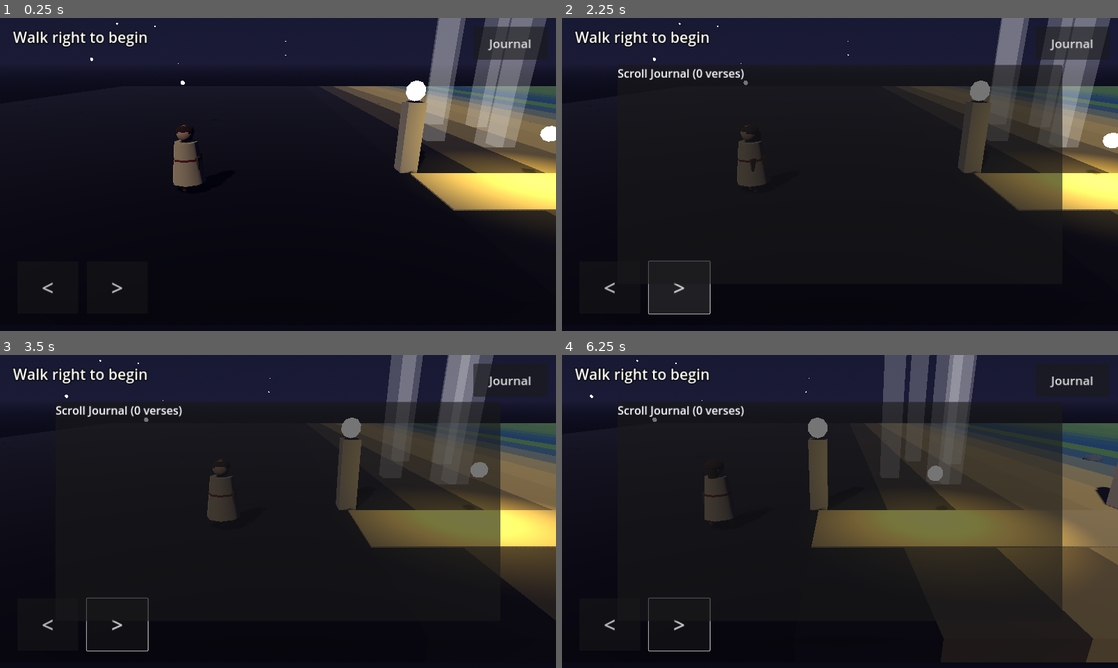
Above: before the commit, frames 1-4 (two rows, left to right).
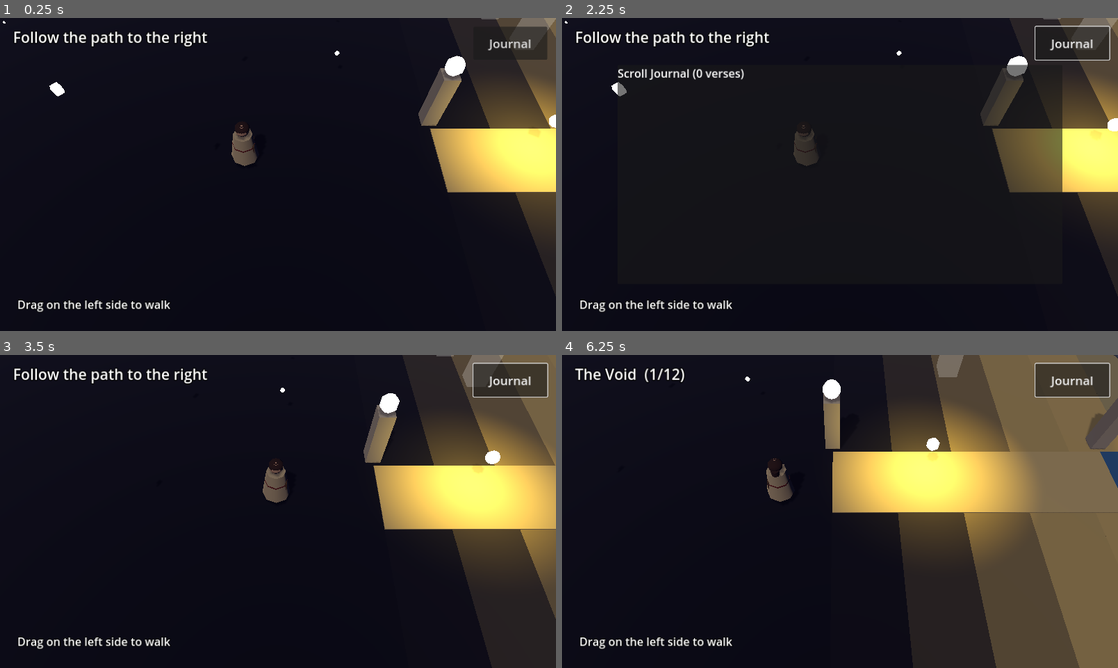
Above: after the commit, the same moments.

Repository: ncpeter3/The-Last-Scribe
Game: Godot game, scene res://core/main.tscn
Two runs of this game, one before a commit and one after it. Both use one fixed random seed, a clock stepped at 60 frames per second and the inputs below.
Inputs (mouse positions are in pixels of both pictures, inside the frame that each line leads up to):
- Up to frame 1 (0.25 s): no input
- Up to frame 2 (2.25 s): click (612, 287) at 0.5 s, where only the run before the commit has a clickable "<"; click "Journal" at 1.25 s; click (678, 287) at 2 s, where only the run before the commit has a clickable ">"
- Up to frame 3 (3.5 s): tap Enter at 2.75, 2.85 s; move the mouse to (400, 495) at 2.77 s; hold D (move_right) from 2.78 s (still down); click (400, 495) at 2.92 s; tap Space at 3.02 s
- Up to frame 4 (6.25 s): release D (move_right) at 3.5 s; drag from (728, 527) to (812, 574) at 3.52 s; move the mouse to (895, 442) at 4.27 s; hold D (move_right) 4.28-5 s; tap Enter at 4.35, 5.85 s; click (895, 442) at 4.42 s; drag from (812, 574) to (673, 464) at 5.02 s; move the mouse to (1006, 558) at 5.77 s; hold A (move_left) from 5.78 s (still down); click (1006, 558) at 5.92 s; tap Space at 6.02 s

The runs differ from the first frame. In frame 1, 27% of the frame differs, in the area x 0-100%, y 0-94%; in frame 2, 25%; in frame 3, 33%; in frame 4, 43%, in the area x 0-100%, y 0-100%.

Commit message:
Switch chapter 1 to top-down 3D with joystick movement
Co-Authored-By: Claude Sonnet 5.5 <noreply@anthropic.com>
Claude-Session: https://claude.ai/code/session_01QASv4J7kZTSpqmY6xFuoGT

Diff:
--- a/chapters/01_adam_and_eve/scenes/chapter.gd
+++ b/chapters/01_adam_and_eve/scenes/chapter.gd
@@ -1,12 +1,13 @@
 extends Node3D
-## Chapter 1: Genesis 1-3, as a 2.5D side-scrolling world (3D scene, side-on camera).
+## Chapter 1: Genesis 1-3, as a top-down 3D world (angled bird's-eye camera, free movement).
 ## Story beats trigger in order as the scribe reaches each station (the way forward is blocked until
 ## the current beat is told, so the order of Scripture is kept). Between stations the world is open:
-## walk back and forth and tap "Look" on glowing orbs for Scribe's notes and bonus verses.
+## walk freely and tap "Look" on glowing orbs for Scribe's notes and bonus verses.
 ## All text lives in data/beats.json. Distances are in meters.
 
 const DialogueBox := preload("res://core/ui/dialogue_box.gd")
 const Scribe := preload("res://core/player/scribe.gd")
+const Joystick := preload("res://core/ui/joystick.gd")
 const DATA := "res://chapters/01_adam_and_eve/data/beats.json"
 const NOTE_RANGE := 1.4
 
@@ -30,6 +31,7 @@
 var _beat_index := 0
 var _world_end := 0.0
 var _look_button: Button
+var _joystick: Control
 var _title_label: Label
 var _journal_panel: PanelContainer
 var _journal_text: RichTextLabel
@@ -54,13 +56,18 @@
 	_dialogue.finished.connect(_on_dialogue_finished)
 	_apply_mood(Color(_beats[0]["tint"]))
 	_update_limit()
-	_cam.position = Vector3(_scribe.position.x + 2.2, 3.0, 7.5)
+	_cam.position = _cam_target()
+
+func _cam_target() -> Vector3:
+	# Angled bird's-eye view. The scribe sits in the upper half of the screen so the
+	# dialogue box at the bottom never covers them.
+	return _scribe.position + Vector3(1.0, 9.5, 6.5)
 
 func _process(delta: float) -> void:
 	_time += delta
 	# Camera follows the scribe from the side, with a little look-ahead.
-	var target_x := _scribe.position.x + 2.2
-	_cam.position.x = lerpf(_cam.position.x, target_x, minf(1.0, delta * 4.0))
+	_cam.position = _cam.position.lerp(_cam_target(), minf(1.0, delta * 4.0))
+	_scribe.move_vec = _joystick.value
 	for i in _orbs.size():
 		var o: Node3D = _orbs[i]
 		o.position.y = 1.3 + sin(_time * 2.0 + i) * 0.12
@@ -90,7 +97,8 @@
 
 func _freeze() -> void:
 	_scribe.frozen = true
-	_scribe.move_dir = 0.0
+	_scribe.move_vec = Vector2.ZERO
+	_joystick.cancel()
 
 func _on_dialogue_finished() -> void:
 	_scribe.frozen = false
@@ -139,13 +147,14 @@
 	we.environment = _env
 	add_child(we)
 	_sun = DirectionalLight3D.new()
-	_sun.rotation_degrees = Vector3(-42, -30, 0)
+	_sun.rotation_degrees = Vector3(-58, -30, 0)
 	_sun.shadow_enabled = true
+	_sun.shadow_opacity = 0.55
 	_sun.directional_shadow_max_distance = 40.0
 	add_child(_sun)
 	_cam = Camera3D.new()
-	_cam.fov = 52.0
-	_cam.rotation_degrees = Vector3(-19, 0, 0)
+	_cam.fov = 46.0
+	_cam.rotation_degrees = Vector3(-58, 0, 0)
 	_cam.far = 200.0
 	add_child(_cam)
 
@@ -214,7 +223,7 @@
 	# Ground in 2 m strips whose color blends smoothly between scenes.
 	var x := -20.0
 	while x < _world_end + 30.0:
-		Props.slab(root, x, x + 2.0, _ground_color(x + 1.0), -40.0, 4.0)
+		Props.slab(root, x, x + 2.0, _ground_color(x + 1.0), -40.0, 40.0)
 		x += 2.0
 
 func _build_section(root: Node3D, kind: String, x0: float, x1: float) -> void:
@@ -226,53 +235,57 @@
 	match kind:
 		"void":
 			for i in int(len * 1.2):
-				Props.add(root, Props.sphere(_rng.randf_range(0.04, 0.12), 1.0, 4), Color(1, 1, 0.9), Vector3(_rng.randf_range(x0, x1), _rng.randf_range(2, 25), _rng.randf_range(-40, -8)), 3.0)
+				Props.add(root, Props.sphere(_rng.randf_range(0.05, 0.14), 1.0, 4), Color(1, 1, 0.9), Vector3(_rng.randf_range(x0, x1), _rng.randf_range(0.5, 7), _rng.randf_range(-12, 12)), 3.0)
 		"light":
 			for i in 5:
 				var bx := _rng.randf_range(x0 + 2, x1 - 2)
-				var beam := Props.add(root, Props.box(Vector3(0.7, 40, 0.7)), Color(1, 0.95, 0.6, 0.22), Vector3(bx, 18, _rng.randf_range(-12, -3)), 1.5)
+				var beam := Props.add(root, Props.box(Vector3(0.7, 40, 0.7)), Color(1, 0.95, 0.6, 0.22), Vector3(bx, 18, _side_z(3.0, 12.0)), 1.5)
 				beam.material_override.transparency = BaseMaterial3D.TRANSPARENCY_ALPHA
-			Props.add(root, Props.sphere(2.5), Color(1, 0.95, 0.7), Vector3((x0 + x1) / 2, 14, -35), 3.0)
+			Props.add(root, Props.sphere(1.6), Color(1, 0.95, 0.7), Vector3((x0 + x1) / 2, 7, -10), 3.0)
 		"sea":
 			for i in int(len * 0.3):
-				Props.rock(root, Vector3(_rng.randf_range(x0, sea_split), 0.0, _rng.randf_range(-14, -3)), _rng.randf_range(0.6, 1.8), Color(0.45, 0.5, 0.52))
+				Props.rock(root, Vector3(_rng.randf_range(x0, sea_split), 0.0, _side_z(3.0, 14.0)), _rng.randf_range(0.6, 1.8), Color(0.45, 0.5, 0.52))
 			_scatter_plants(root, sea_split, x1, 0.9, false)
 		"sky":
 			_scatter_plants(root, x0, x1, 1.0, true)
 			var mid := (x0 + x1) / 2.0
-			Props.add(root, Props.sphere(4.0), Color(1, 0.9, 0.5), Vector3(mid - 8, 24, -70), 3.0)
-			Props.add(root, Props.sphere(3.0), Color(0.9, 0.92, 1.0), Vector3(mid + 10, 20, -70), 1.2)
+			Props.add(root, Props.sphere(1.3), Color(1, 0.9, 0.5), Vector3(mid - 5, 8, -9), 3.0)
+			Props.add(root, Props.sphere(1.0), Color(0.9, 0.92, 1.0), Vector3(mid + 5, 8, -9), 1.2)
 			for i in 6:
-				Props.add(root, Props.sphere(0.1, 1.0, 4), Color(1, 1, 0.9), Vector3(_rng.randf_range(x0, x1), _rng.randf_range(12, 26), -60), 3.0)
+				Props.add(root, Props.sphere(0.1, 1.0, 4), Color(1, 1, 0.9), Vector3(_rng.randf_range(x0, x1), _rng.randf_range(6, 12), _rng.randf_range(-12, -6)), 3.0)
 			for i in 7:
-				Props.bird(root, Vector3(_rng.randf_range(x0, x1), _rng.randf_range(4, 8), _rng.randf_range(-6, -1)), Color(0.9, 0.9, 0.95))
+				Props.bird(root, Vector3(_rng.randf_range(x0, x1), _rng.randf_range(3, 6), _rng.randf_range(-8, 8)), Color(0.9, 0.9, 0.95))
 			Props.slab(root, mid + 2, mid + 9, Color(0.2, 0.5, 0.75), -12, -5, 0.03, 0.1)
 			for i in 6:
 				Props.add(root, Props.sphere(0.25, 0.5, 6), Color(0.95, 0.55, 0.2), Vector3(mid + _rng.randf_range(2.5, 8.5), 0.06, _rng.randf_range(-11.5, -5.5)))
 		"animals":
 			_scatter_plants(root, x0, x1, 1.0, true)
 			for i in int(len * 0.5):
-				Props.animal(root, Vector3(_rng.randf_range(x0, x1), 0, _rng.randf_range(-9, -2)), ANIMAL_COLORS[_rng.randi() % ANIMAL_COLORS.size()], _rng.randf_range(0.8, 1.3), _rng.randf() < 0.2)
+				Props.animal(root, Vector3(_rng.randf_range(x0, x1), 0, _side_z(2.0, 9.0)), ANIMAL_COLORS[_rng.randi() % ANIMAL_COLORS.size()], _rng.randf_range(0.8, 1.3), _rng.randf() < 0.2)
 		"rest":
 			_scatter_plants(root, x0, x1, 1.3, true)
 			for i in int(len * 0.8):
-				Props.flower(root, Vector3(_rng.randf_range(x0, x1), 0, _rng.randf_range(-8, 2)), Color(1, 0.9, 0.5))
+				Props.flower(root, Vector3(_rng.randf_range(x0, x1), 0, _rng.randf_range(-8, 8)), Color(1, 0.9, 0.5))
 		"eden", "naming", "flowers", "tree", "dark":
 			_build_garden(root, kind, x0, x1)
 		"gate":
 			_scatter_plants(root, x0, x1, 0.5, false)
-			for sz in [-3.2, -5.5]:
+			for sz in [-3.2, 3.2]:
 				Props.flame(root, Vector3(x0 + 3.5, 0, sz))
-				Props.cherub(root, Vector3(x0 + 2.2, 0, sz - 0.4))
+				Props.cherub(root, Vector3(x0 + 2.2, 0, sz * 1.3))
 			for i in int(len * 0.15):
-				Props.rock(root, Vector3(_rng.randf_range(x0 + 6, x1), 0, _rng.randf_range(-12, -3)), _rng.randf_range(0.6, 1.5), Color(0.5, 0.4, 0.3))
+				Props.rock(root, Vector3(_rng.randf_range(x0 + 6, x1), 0, _side_z(3.0, 12.0)), _rng.randf_range(0.6, 1.5), Color(0.5, 0.4, 0.3))
+
+func _side_z(near: float, far: float) -> float:
+	# A random depth on either side of the path, never closer than `near`.
+	return _rng.randf_range(near, far) * (1.0 if _rng.randf() < 0.5 else -1.0)
 
 func _scatter_plants(root: Node3D, x0: float, x1: float, density: float, trees: bool) -> void:
 	var n := int((x1 - x0) * density)
 	for i in n:
-		var p := Vector3(_rng.randf_range(x0, x1), 0, _rng.randf_range(-12, -2.5))
+		var p := Vector3(_rng.randf_range(x0, x1), 0, _side_z(2.5, 12.0))
 		if trees and _rng.randf() < 0.3:
-			Props.tree(root, p + Vector3(0, 0, -_rng.randf_range(0, 6)), _rng.randf_range(0.8, 1.5), Color(0.2, 0.55, 0.25))
+			Props.tree(root, p + Vector3(0, 0, signf(p.z) * _rng.randf_range(0, 5)), _rng.randf_range(0.8, 1.5), Color(0.2, 0.55, 0.25))
 		else:
 			Props.grass(root, p, Color(0.25, 0.6, 0.25))
 
@@ -284,16 +297,16 @@
 		dense = 1.3
 	var len := x1 - x0
 	for i in int(len * dense):
-		var p := Vector3(_rng.randf_range(x0, x1), 0, -_rng.randf_range(2.8, 16.0))
+		var p := Vector3(_rng.randf_range(x0, x1), 0, _side_z(2.8, 16.0))
 		Props.tree(root, p, _rng.randf_range(0.9, 1.7), leaf.lightened(_rng.randf_range(-0.05, 0.1)), Color(0.9, 0.75, 0.2) if _rng.randf() < 0.3 else Color(0, 0, 0, 0))
 	for i in int(len * 1.5):
-		Props.flower(root, Vector3(_rng.randf_range(x0, x1), 0, _rng.randf_range(-3, 2.5)), [Color(1, 0.5, 0.6), Color(1, 0.9, 0.4), Color(0.7, 0.6, 1.0), Color(1, 1, 1)][_rng.randi() % 4])
+		Props.flower(root, Vector3(_rng.randf_range(x0, x1), 0, _rng.randf_range(-6, 6)), [Color(1, 0.5, 0.6), Color(1, 0.9, 0.4), Color(0.7, 0.6, 1.0), Color(1, 1, 1)][_rng.randi() % 4])
 	if kind == "eden":
 		Props.slab(root, x0, x1, Color(0.25, 0.55, 0.8), -9.5, -6.0, 0.03, 0.1)
 		Props.tree(root, Vector3(x1 - 4.0, 0, -3.2), 1.3, Color(0.3, 0.7, 0.3), Color(1.0, 0.85, 0.3))
 	if kind == "naming":
 		for i in int(len * 0.9):
-			Props.animal(root, Vector3(_rng.randf_range(x0, x1), 0, _rng.randf_range(-6, -1.5)), ANIMAL_COLORS[_rng.randi() % ANIMAL_COLORS.size()], _rng.randf_range(0.7, 1.4), _rng.randf() < 0.25)
+			Props.animal(root, Vector3(_rng.randf_range(x0, x1), 0, _side_z(1.6, 6.0)), ANIMAL_COLORS[_rng.randi() % ANIMAL_COLORS.size()], _rng.randf_range(0.7, 1.4), _rng.randf() < 0.25)
 	if kind == "tree":
 		Props.tree(root, Vector3(x1 - 3.0, 0, -2.6), 1.7, Color(0.2, 0.5, 0.25), Color(0.85, 0.15, 0.15))
 		Props.serpent(root, Vector3(x1 - 3.7, 0, -1.8))
@@ -341,18 +354,18 @@
 	_title_label.add_theme_font_size_override("font_size", 34)
 	_title_label.add_theme_color_override("font_outline_color", Color.BLACK)
 	_title_label.add_theme_constant_override("outline_size", 8)
-	_title_label.text = "Walk right to begin"
+	_title_label.text = "Follow the path to the right"
 	layer.add_child(_title_label)
-	for spec in [["<", -1.0, Vector2(40, 560)], [">", 1.0, Vector2(200, 560)]]:
-		var b := Button.new()
-		b.text = spec[0]
-		b.custom_minimum_size = Vector2(140, 120)
-		b.position = spec[2]
-		b.modulate = Color(1, 1, 1, 0.8)
-		b.add_theme_font_size_override("font_size", 48)
-		b.button_down.connect(func(): _scribe.move_dir = spec[1])
-		b.button_up.connect(func(): _scribe.move_dir = 0.0)
-		layer.add_child(b)
+	_joystick = Joystick.new()
+	_joystick.set_anchors_preset(Control.PRESET_FULL_RECT)
+	layer.add_child(_joystick)
+	var hint := Label.new()
+	hint.text = "Drag on the left side to walk"
+	hint.position = Vector2(40, 640)
+	hint.add_theme_font_size_override("font_size", 26)
+	hint.add_theme_color_override("font_outline_color", Color.BLACK)
+	hint.add_theme_constant_override("outline_size", 6)
+	layer.add_child(hint)
 	_look_button = Button.new()
 	_look_button.custom_minimum_size = Vector2(460, 120)
 	_look_button.position = Vector2(780, 560)
--- a/core/player/scribe.gd
+++ b/core/player/scribe.gd
@@ -1,12 +1,15 @@
 extends Node3D
-## The scribe: a simple low-poly figure that walks along the X axis (2.5D).
-## Keyboard (A/D) or on-screen buttons via move_dir. frozen stops movement during dialogue.
+## The scribe: a simple low-poly figure that walks freely on the ground plane (top-down 3D).
+## Move with WASD or the on-screen joystick (move_vec: x = right, y = down the screen / +Z).
+## frozen stops movement during dialogue; min_x/max_x and z limits keep the scribe in bounds.
 
-@export var speed := 3.6
-var move_dir := 0.0  # set by touch controls
+@export var speed := 4.0
+var move_vec := Vector2.ZERO  # set by the joystick
 var frozen := false
 var min_x := -2.0
 var max_x := 1e9
+var min_z := -14.0
+var max_z := 14.0
 var female := true
 
 var _visual: Node3D
@@ -35,15 +38,20 @@
 		_legs.append(leg)
 
 func _process(delta: float) -> void:
-	var dir := Input.get_axis("move_left", "move_right")
-	if dir == 0.0:
-		dir = move_dir
+	var v := Vector2(Input.get_axis("move_left", "move_right"), Input.get_axis("move_up", "move_down"))
+	if v == Vector2.ZERO:
+		v = move_vec
 	if frozen:
-		dir = 0.0
-	position.x = clampf(position.x + dir * speed * delta, min_x, max_x)
-	if dir != 0.0:
+		v = Vector2.ZERO
+	if v.length() > 1.0:
+		v = v.normalized()
+	position.x = clampf(position.x + v.x * speed * delta, min_x, max_x)
+	position.z = clampf(position.z + v.y * speed * delta, min_z, max_z)
+	if v.length() > 0.05:
 		_t += delta * 9.0
-		_visual.rotation.y = lerp_angle(_visual.rotation.y, 0.0 if dir > 0.0 else PI, 0.25)
+		# Face the direction of travel (the figure's front is +X).
+		var target := atan2(-v.y, v.x)
+		_visual.rotation.y = lerp_angle(_visual.rotation.y, target, 0.25)
 		_visual.position.y = absf(sin(_t)) * 0.07
 		_legs[0].rotation.z = sin(_t) * 0.6
 		_legs[1].rotation.z = -sin(_t) * 0.6
--- /dev/null
+++ b/core/ui/joystick.gd
@@ -0,0 +1,51 @@
+extends Control
+## Floating thumb joystick for the lower-left of the screen. Reads touch events directly
+## (mouse drags are turned into touch by the project setting, so it also works on desktop).
+## `value` is a Vector2 with length 0..1.
+
+var value := Vector2.ZERO
+var enabled := true
+var _finger := -1
+var _origin := Vector2.ZERO
+var _knob := Vector2.ZERO
+const RADIUS := 110.0
+
+func _ready() -> void:
+	mouse_filter = Control.MOUSE_FILTER_IGNORE
+
+func _input(event: InputEvent) -> void:
+	if event is InputEventScreenTouch:
+		if event.pressed and _finger == -1 and enabled and _in_zone(event.position):
+			_finger = event.index
+			_origin = event.position
+			_knob = event.position
+			value = Vector2.ZERO
+			queue_redraw()
+		elif not event.pressed and event.index == _finger:
+			_release()
+	elif event is InputEventScreenDrag and event.index == _finger:
+		_knob = event.position
+		var d := _knob - _origin
+		if d.length() > RADIUS:
+			_knob = _origin + d.normalized() * RADIUS
+		value = (_knob - _origin) / RADIUS
+		queue_redraw()
+
+func _in_zone(p: Vector2) -> bool:
+	var s := get_viewport_rect().size
+	return p.x < s.x * 0.5 and p.y > s.y * 0.30
+
+func _release() -> void:
+	_finger = -1
+	value = Vector2.ZERO
+	queue_redraw()
+
+func cancel() -> void:
+	_release()
+
+func _draw() -> void:
+	if _finger == -1:
+		return
+	draw_circle(_origin, RADIUS, Color(1, 1, 1, 0.12))
+	draw_arc(_origin, RADIUS, 0, TAU, 40, Color(1, 1, 1, 0.4), 3.0)
+	draw_circle(_knob, 44.0, Color(1, 1, 1, 0.45))
--- a/project.godot
+++ b/project.godot
@@ -25,11 +25,23 @@
 "deadzone": 0.2,
 "events": [Object(InputEventKey,"resource_local_to_scene":false,"resource_name":"","device":-1,"window_id":0,"alt_press …(193 unchanged characters)…
 }
+move_up={
+"deadzone": 0.2,
+"events": [Object(InputEventKey,"resource_local_to_scene":false,"resource_name":"","device":-1,"window_id":0,"alt_pressed":false,"shift_pressed":false,"ctrl_pressed":false,"meta_pressed":false,"pressed":false,"keycode":0,"physical_keycode":87,"key_label":0,"unicode":119,"location":0,"echo":false,"script":null)]
+}
+move_down={
+"deadzone": 0.2,
+"events": [Object(InputEventKey,"resource_local_to_scene":false,"resource_name":"","device":-1,"window_id":0,"alt_pressed":false,"shift_pressed":false,"ctrl_pressed":false,"meta_pressed":false,"pressed":false,"keycode":0,"physical_keycode":83,"key_label":0,"unicode":115,"location":0,"echo":false,"script":null)]
+}
 interact={
 "deadzone": 0.2,
 "events": [Object(InputEventKey,"resource_local_to_scene":false,"resource_name":"","device":-1,"window_id":0,"alt_press …(193 unchanged characters)…
 }
 
+[input_devices]
+
+pointing/emulate_touch_from_mouse=true
+
 [rendering]
 renderer/rendering_method="mobile"
 textures/vram_compression/import_etc2_astc=true
Not shown, changed: docs/design.md
